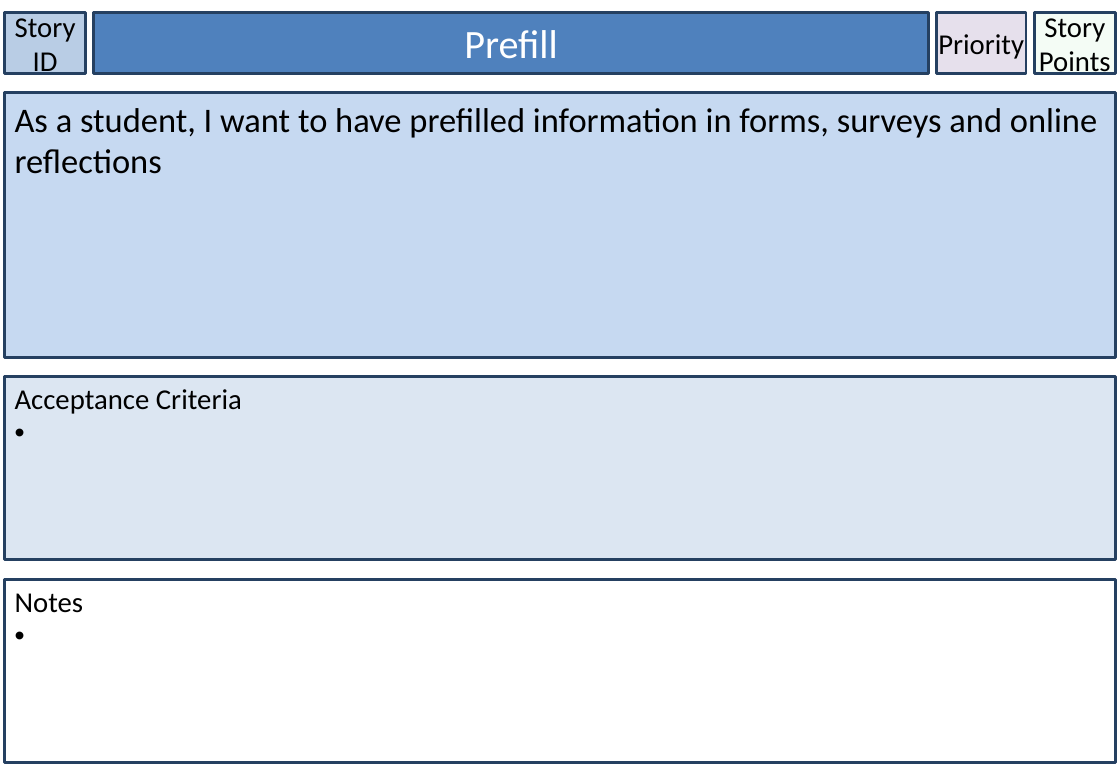
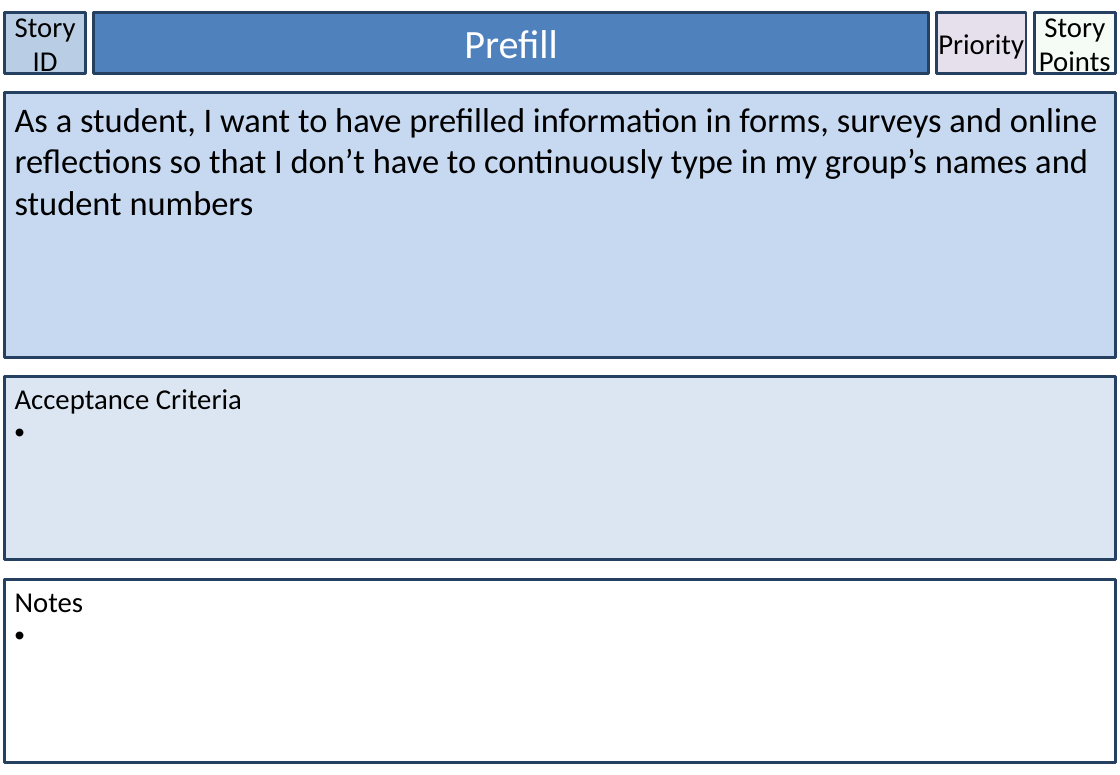
Before and after one commit to BrissyKim/group14, a slide deck: slide 8 of User_story/User stories - Sean.pptx. Drawn at 1120x775 pixels with LibreOffice and Linux fonts; fonts in the diff are those of the drawing. Boxes give left, top, right and bottom in pixels: in the first picture for what was removed or moved away, otherwise in the second. Text is boxed around its words. In the diff, an @@ line names an element or a change of style, - is before the commit and + after.

```diff
--- a/User_story/User stories - Sean.pptx
+++ b/User_story/User stories - Sean.pptx
@@ text in rectangle at (x1=15, y1=108, x2=1097, y2=216): text changed @@
-As a student, I want to have prefilled information in forms, surveys and online reflections
+As a student, I want to have prefilled information in forms, surveys and online reflections so that I don’t have to continuously type in my group’s names and student numbers
```
Also in this commit, not shown: 7 other slides changed, 1 slide added.
